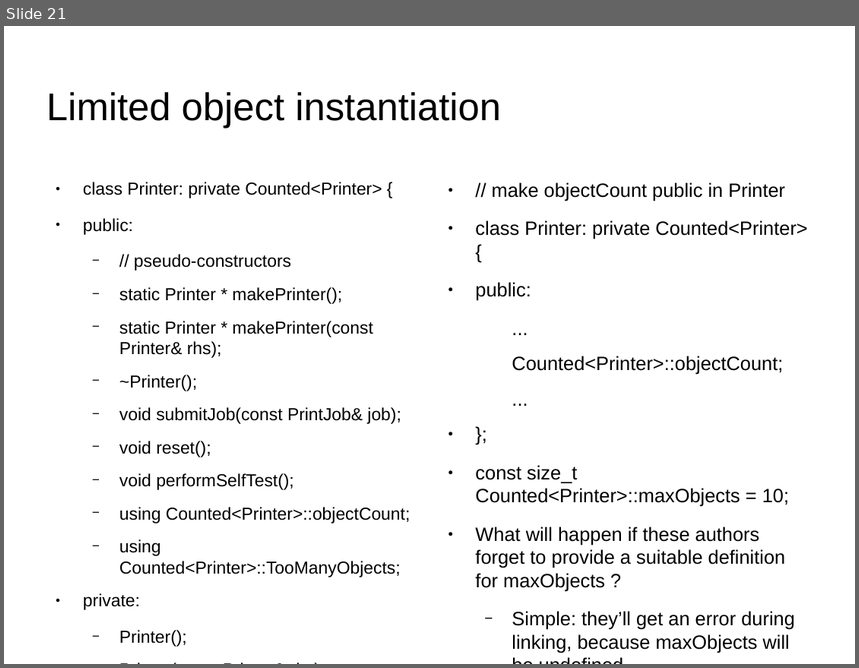
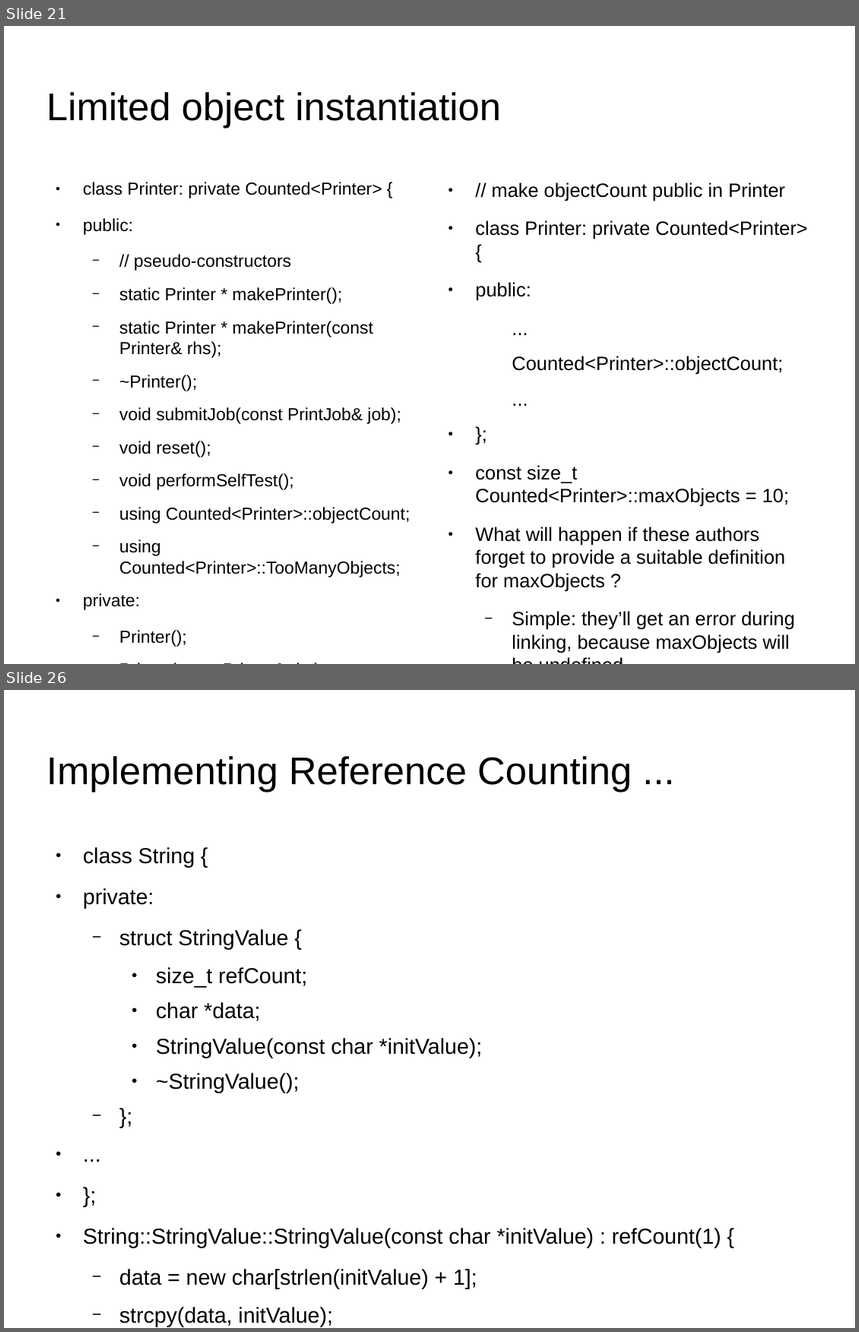
Before and after one commit to kks32/cpp-software-development, a slide deck: Ex19_Lazy_Evaluation_Reference_Counting/Ex19_Lazy_Evaluation_Reference_Counting.odp. Shown one above the other, each under a label of ours: slide 21 before the commit, slides 21 and 26 after it; the slides between them are not shown. The pictures are 859x668 and 859x1332 pixels, drawn with LibreOffice and Linux fonts; fonts in the diff are those of the drawing; background and template pictures are left out. Boxes give left, top, right and bottom in pixels: in the first picture for what was removed or moved away, otherwise in the second. Text is boxed around its words. In the diff, an @@ line names an element or a change of style, - is before the commit and + after.

Commit message:
Ex19: Lazy evaluation and reference counting

```diff
--- a/Ex19_Lazy_Evaluation_Reference_Counting/Ex19_Lazy_Evaluation_Reference_Counting.odp
+++ b/Ex19_Lazy_Evaluation_Reference_Counting/Ex19_Lazy_Evaluation_Reference_Counting.odp
@@ slide 26 added at box(4, 690, 855, 1328), background picture (left out) @@
@@ title added at box(47, 756, 632, 792), 36 pt, text #000000 @@
+Implementing Reference Counting ...
@@ text added at box(83, 847, 721, 1328), 20.1 pt, text #000000 @@
+● class String {
+● private:
+  − struct StringValue {
+    ● size_t refCount;
+    ● char *data;
+    ● StringValue(const char *initValue);
+    ● ~StringValue();
+  − };
+● ...
+● };
+● String::StringValue::StringValue(const char *initValue) : refCount(1) {
+  − data = new char[strlen(initValue) + 1];
+  − strcpy(data, initValue);
+● }
+● String::StringValue::~StringValue() {delete [] data; }
```
Also in this commit, not shown: 1 slide changed, 11 other slides added, 1 other file.
